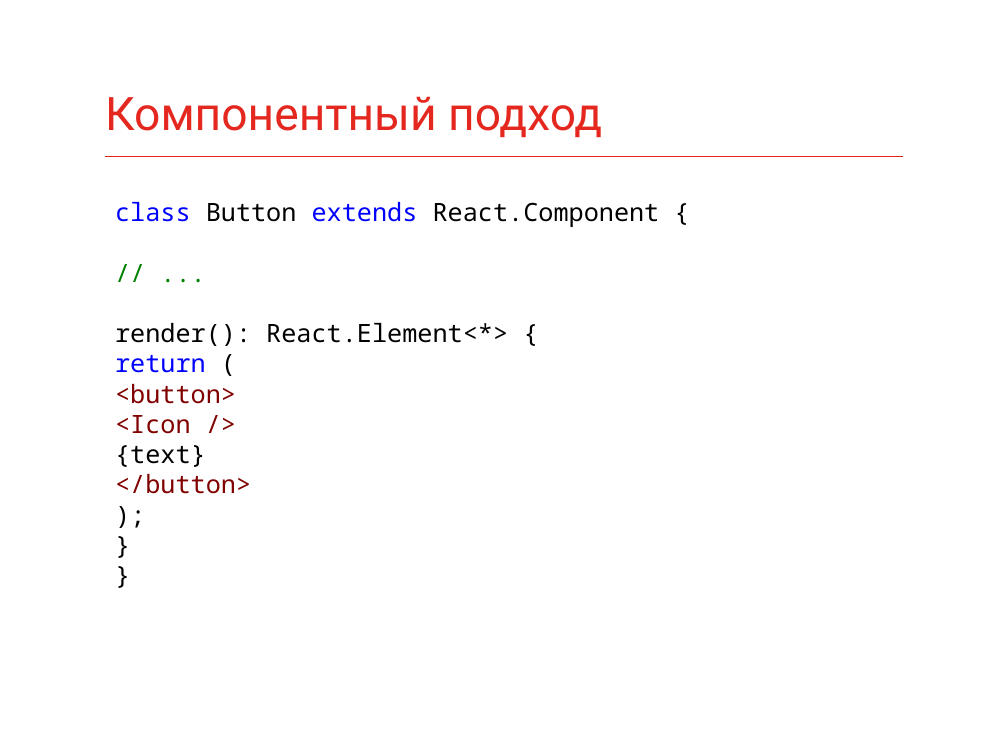
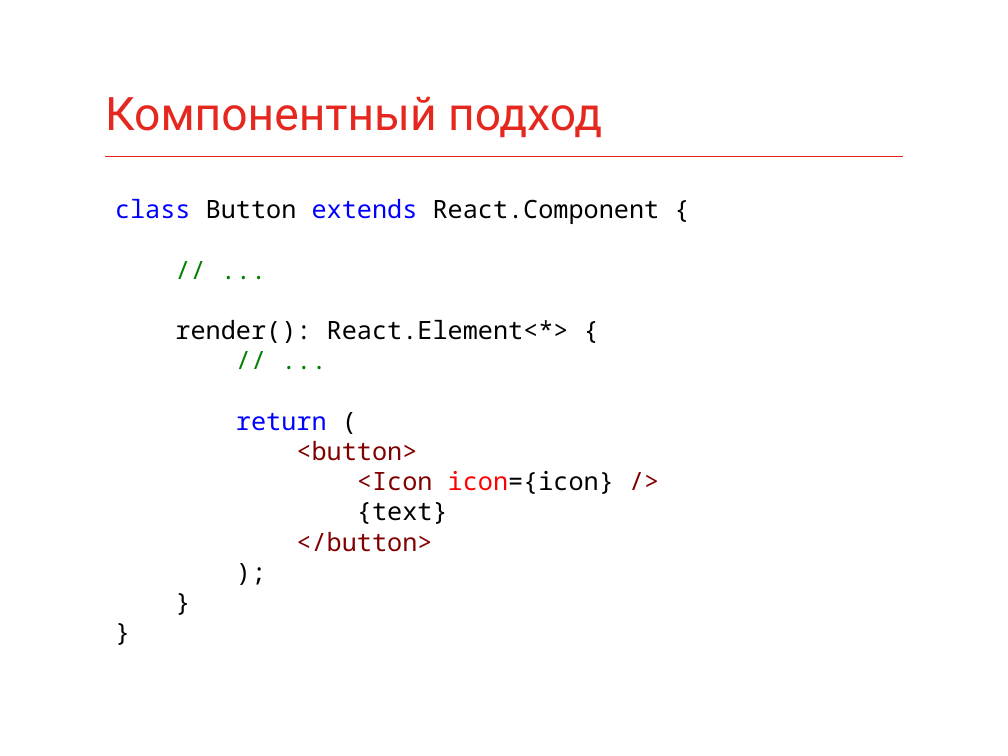
Before and after one commit to fmx1k/konfur-summer-2017-slides, a slide deck: slide 9 of Slides/Backend vs Frontend.pptx. Drawn at 1008x756 pixels with LibreOffice and Linux fonts; fonts in the diff are those of the drawing. Boxes give left, top, right and bottom in pixels: in the first picture for what was removed or moved away, otherwise in the second. Text is boxed around its words. In the diff, an @@ line names an element or a change of style, - is before the commit and + after.

```diff
--- a/Slides/Backend vs Frontend.pptx
+++ b/Slides/Backend vs Frontend.pptx
@@ text at bbox=[115, 199, 660, 552]: paragraph added @@
+// ...
@@ text at bbox=[357, 471, 614, 494]: text changed @@
-<Icon />
+<Icon icon={icon} />
```
Also in this commit, not shown: 8 other slides changed, 2 slides added, 5 other files.
